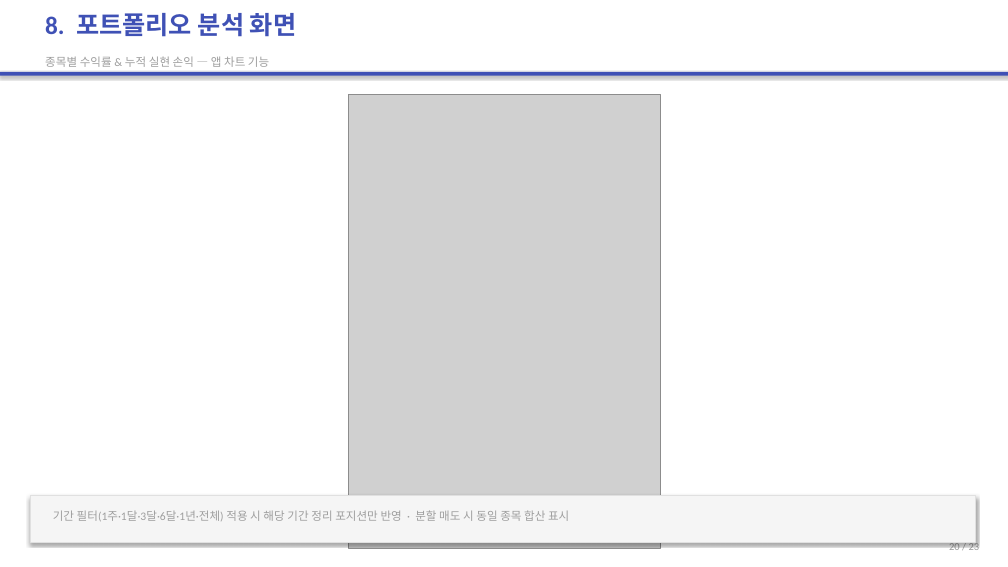
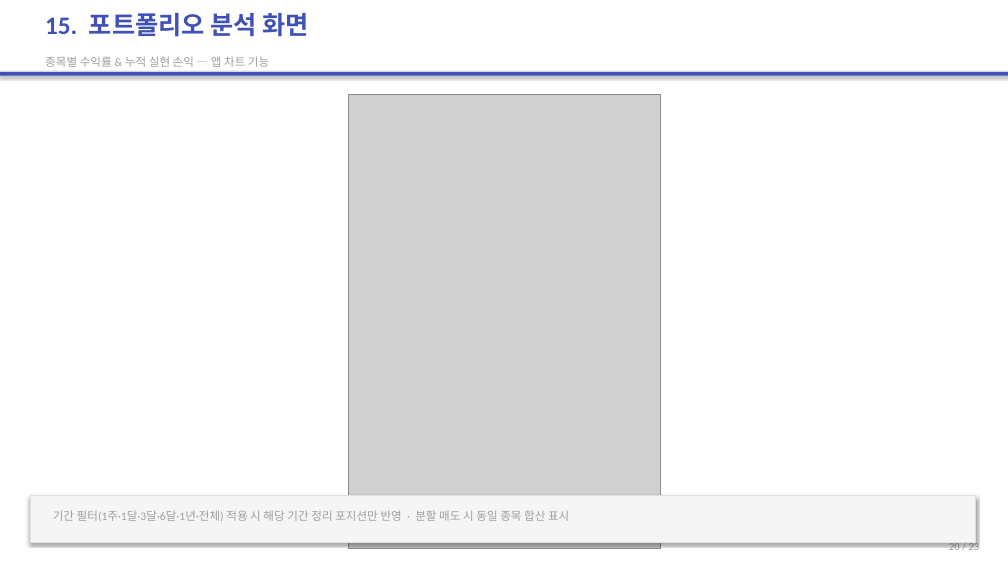
Before and after one commit to 2022136020/project_c, a slide deck: slide 20 of portfolio-tracker/presentation/portfolio-tracker-final.pptx. Drawn at 1008x567 pixels with LibreOffice and Linux fonts; fonts in the diff are those of the drawing; grey boxes stand for pictures. Boxes give left, top, right and bottom in pixels: in the first picture for what was removed or moved away, otherwise in the second. Text is boxed around its words. In the diff, an @@ line names an element or a change of style, - is before the commit and + after.

```diff
--- a/portfolio-tracker/presentation/portfolio-tracker-final.pptx
+++ b/portfolio-tracker/presentation/portfolio-tracker-final.pptx
@@ text at bbox=[45, 13, 309, 37]: text changed @@
-8. 포트폴리오 분석 화면
+15. 포트폴리오 분석 화면
```
Also in this commit, not shown: 13 other slides changed, 1 other file.
